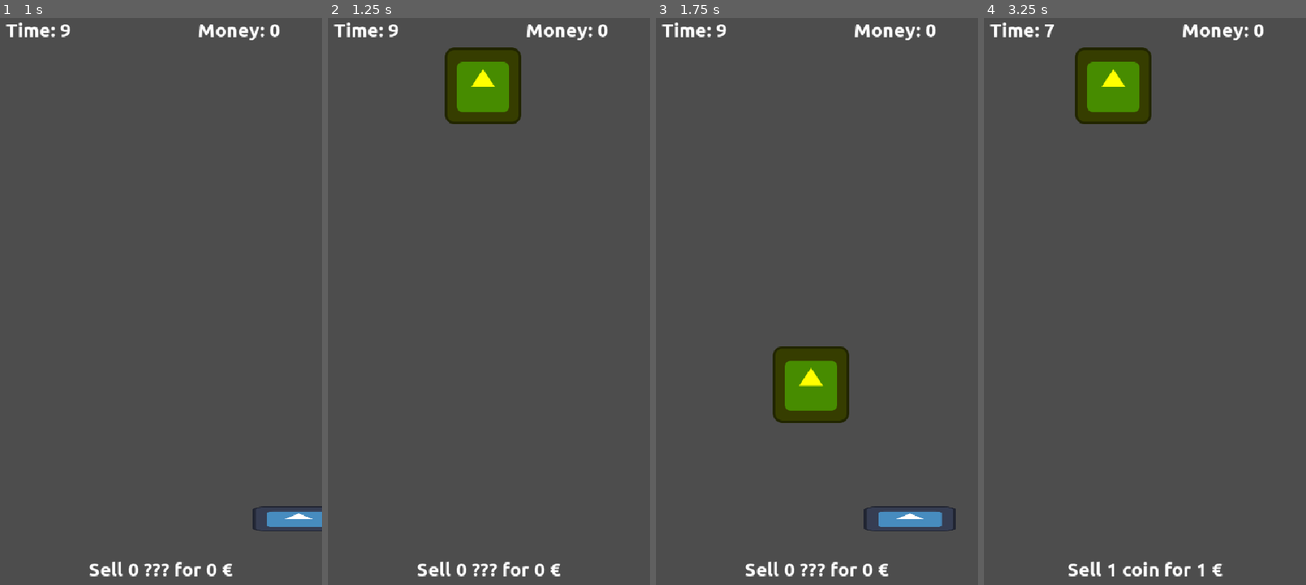
Above: before the commit, frames 1-4 (left to right).
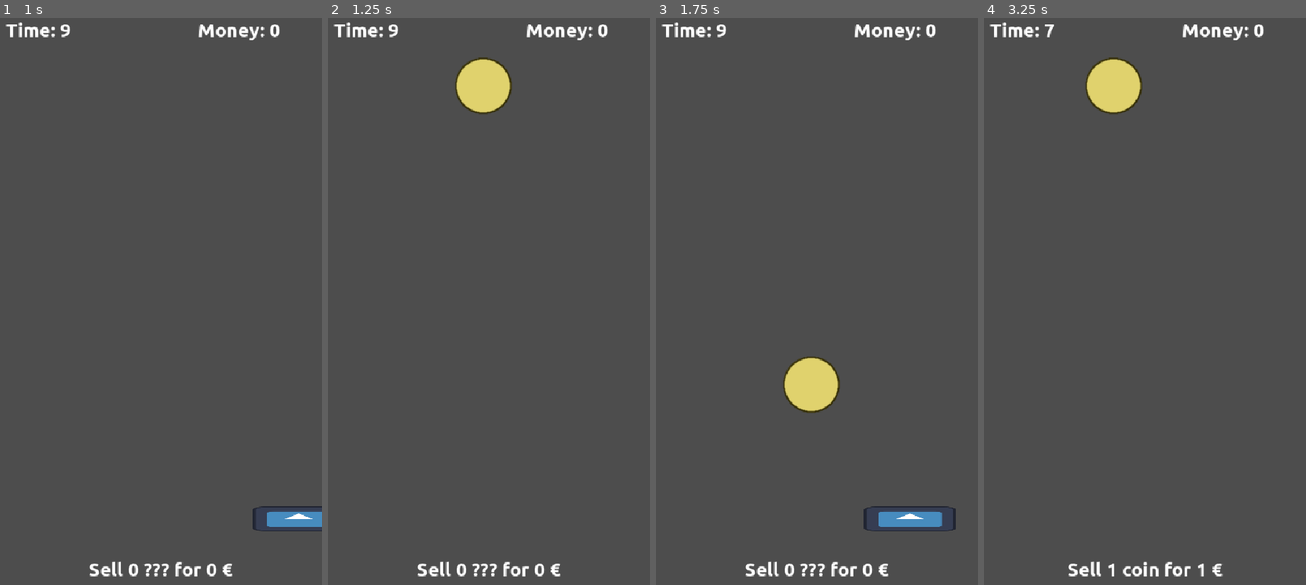
Above: after the commit, the same moments.

Repository: moisesjbc/la-kolektanto
Game: Godot game, scene res://gameplay/main/main.tscn
The game is run twice, just before and just after one commit, with the same random seed, the same clock (stepped at 60 frames per second) and the same inputs. The engine's default icon, where the game draws it, is replaced by a stand-in: a white triangle on a blue panel in a dark square.
Inputs:
- Up to frame 1 (1 s): tap Enter at 0.5 s; hold Right (ui_right) from 0.53 s (still down)
- Up to frame 2 (1.25 s): keep holding Right (ui_right)
- Up to frame 3 (1.75 s): release Right (ui_right) at 1.28 s; hold Left (ui_left) from 1.28 s (still down)
- Up to frame 4 (3.25 s): release Left (ui_left) at 2.03 s; hold Right (ui_right) from 2.03 s (still down)

Frame 1 is identical in both runs. In frame 2, 3.1% of the frame differs, in the area x 36-60%, y 5-19%; in frame 3, 3.1%; in frame 4, 3.1%, in the area x 28-52%, y 5-19%.

Commit message:
Add dummy coin sprite

Diff:
--- a/godot-project/gameplay/collectible/collectible.tscn
+++ b/godot-project/gameplay/collectible/collectible.tscn
@@ -1,11 +1,11 @@
 [gd_scene load_steps=6 format=3 uid="uid://cyl8ir53xd7vb"]
 
-[ext_resource type="Texture2D" uid="uid://wy4xse3xbaje" path="res://icon.svg" id="1_3gclp"]
 [ext_resource type="Script" uid="uid://c2tmpvkonsyvm" path="res://gameplay/collectible/collectible.gd" id="1_d561c"]
+[ext_resource type="Texture2D" uid="uid://duyywc2vojk0a" path="res://gameplay/collectible/coin.png" id="2_4c23e"]
 [ext_resource type="Texture2D" uid="uid://b85u1qccdjhl5" path="res://gameplay/collectible/stamp.png" id="3_4c23e"]
 
-[sub_resource type="RectangleShape2D" id="RectangleShape2D_3gclp"]
-size = Vector2(127, 129)
+[sub_resource type="CircleShape2D" id="CircleShape2D_4c23e"]
+radius = 46.717236
 
 [sub_resource type="RectangleShape2D" id="RectangleShape2D_d561c"]
 size = Vector2(96, 122)
@@ -16,13 +16,12 @@
 
 [node name="coin" type="Sprite2D" parent="."]
 visible = false
-self_modulate = Color(1, 1, 0, 1)
-texture = ExtResource("1_3gclp")
+texture = ExtResource("2_4c23e")
 
 [node name="coin_collider" type="CollisionShape2D" parent="."]
 visible = false
 position = Vector2(0.5, 0.5)
-shape = SubResource("RectangleShape2D_3gclp")
+shape = SubResource("CircleShape2D_4c23e")
 
 [node name="stamp" type="Sprite2D" parent="."]
 visible = false
Binary file added: godot-project/gameplay/collectible/coin.png
Not shown, added: godot-project/gameplay/collectible/coin.png.import
Not shown, added: design/coin.xcf
